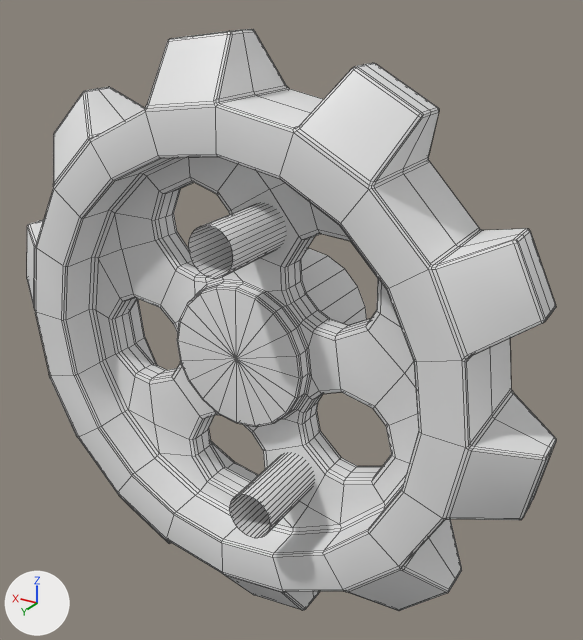
The FBX model Assets/10_Meshs/20_Environnement/med_engrenage/engrenage_moyen.fbx: old version first, new version second.
Both versions are drawn from a 50 mm camera at (-13.18, 19.57, 11.05) aimed at (-0.82, -1.03, 0.76). The axes (+X, +Y, +Z) are drawn at lower left. The lights are the same throughout. Mesh edges are drawn as thin lines.

Objects in the first picture: 'moyen'.
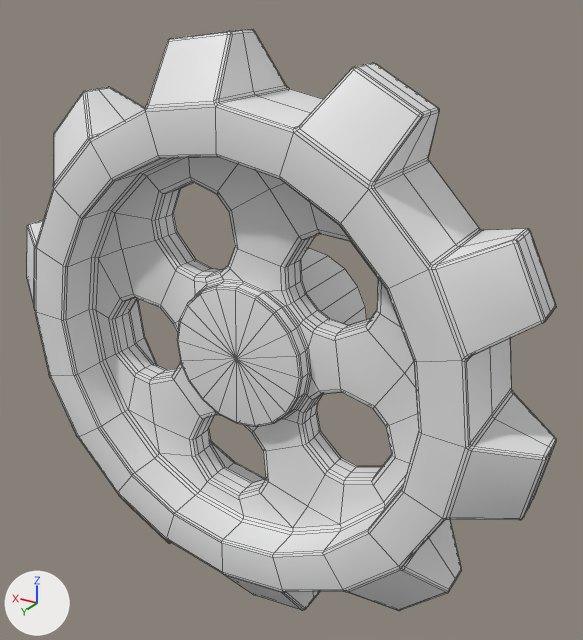
Commit message: engrenage pour tibo

Where the change shows, as pixel boxes (x1, y1, x2, y2) in the pictures (583 x 640 px):
part 1 of me_cylinder_011, deleted
    before: (229, 453, 314, 538)
part 2 of me_cylinder_011, deleted
    before: (188, 203, 285, 278)

What changed in the scene script:
```text
Change me_cylinder_011:
    where me_cylinder_011.from_pydata(...)  # 1759 vertices, 1694 faces; spans x -9.6..9.6, y -3.5..3.1, z -9.6..9.6
    used by ob_moyen; location = (0.0, 0.0, 0.0)
    me_cylinder_011 part 1: the loose piece of 64 vertices spanning x -2.6..-1.1, y 0.3..3.1, z -4.6..-3.1 is deleted
    me_cylinder_011 part 2: the loose piece of 64 vertices spanning x -1.5..-0.1, y 0.3..3.1, z 3.5..5.0 is deleted
```
